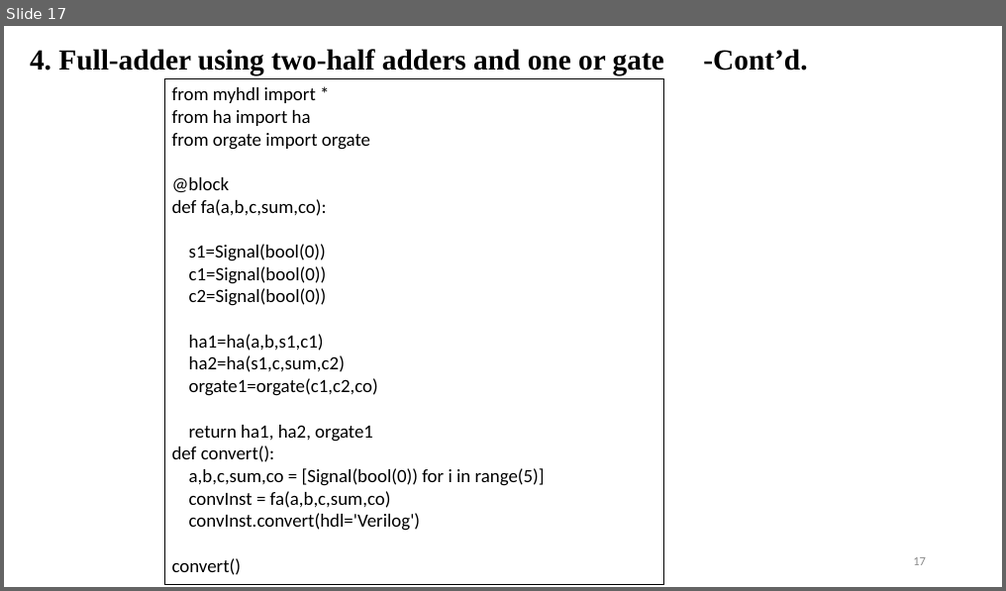
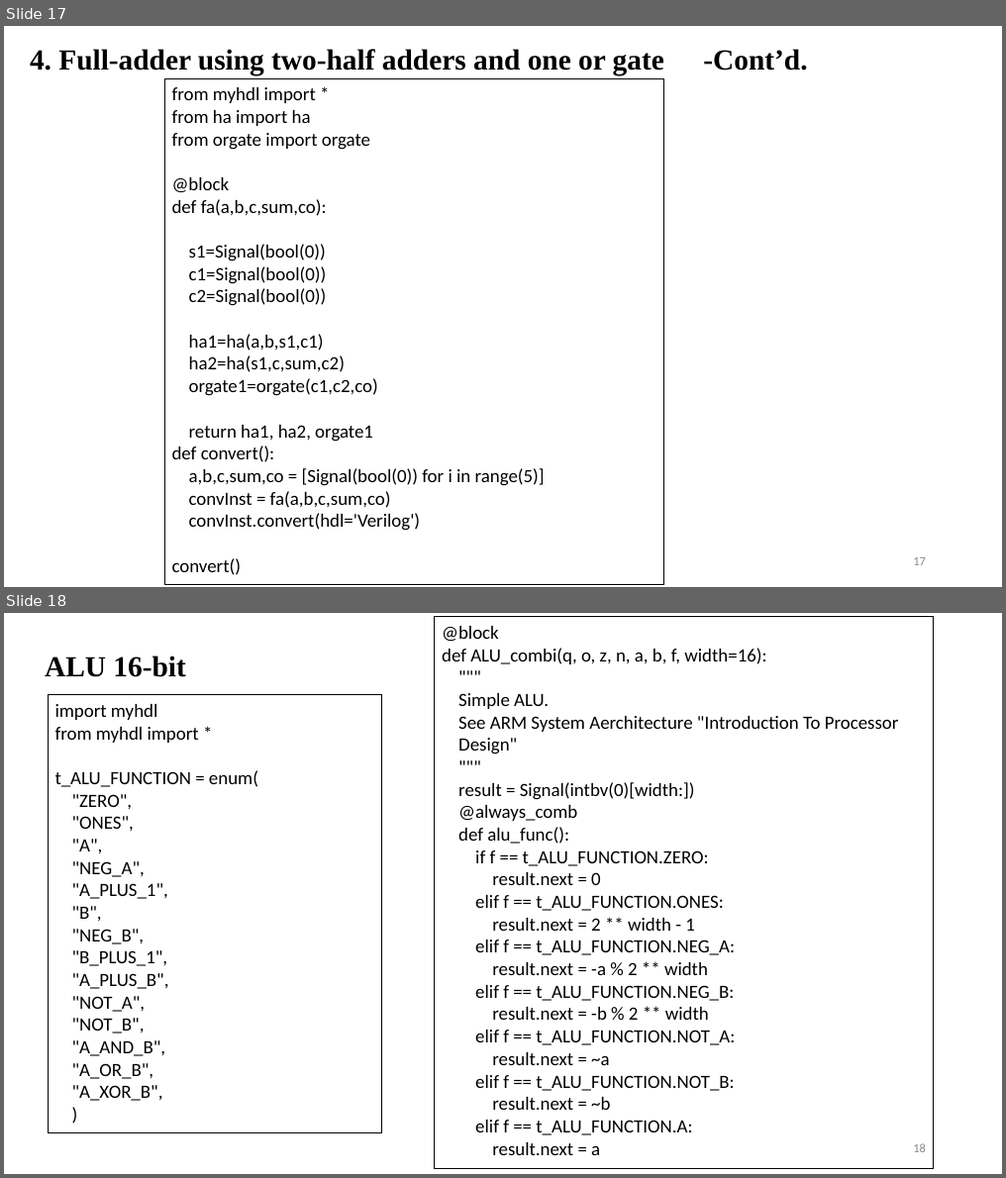
Before and after one commit to visionvlsi/Proj_HLS_phase1, a slide deck: hls_phase1.pptx. Shown one above the other, each under a label of ours: slide 17 before the commit, slides 17 and 18 after it. The pictures are 1006x591 and 1006x1178 pixels, drawn with LibreOffice and Linux fonts; fonts in the diff are those of the drawing. Boxes give left, top, right and bottom in pixels: in the first picture for what was removed or moved away, otherwise in the second. Text is boxed around its words. In the diff, an @@ line names an element or a change of style, - is before the commit and + after.

```diff
--- a/hls_phase1.pptx
+++ b/hls_phase1.pptx
@@ slide 18 added at (4, 613, 1002, 1174), background #FFFFFF @@
@@ rectangle added at (435, 617, 934, 1168), outline #000000 0.75 pt, 18 pt, text #000000 @@
+@block
+def ALU_combi(q, o, z, n, a, b, f, width=16):
+"""
+Simple ALU.
+See ARM System Aerchitecture "Introduction To Processor
+Design"
+"""
+result = Signal(intbv(0)[width:])
+@always_comb
+def alu_func():
+if f == t_ALU_FUNCTION.ZERO:
+result.next = 0
+elif f == t_ALU_FUNCTION.ONES:
+result.next = 2 ** width - 1
+elif f == t_ALU_FUNCTION.NEG_A:
+result.next = -a % 2 ** width
+elif f == t_ALU_FUNCTION.NEG_B:
+result.next = -b % 2 ** width
+elif f == t_ALU_FUNCTION.NOT_A:
+result.next = ~a
+elif f == t_ALU_FUNCTION.NOT_B:
+result.next = ~b
+elif f == t_ALU_FUNCTION.A:
+result.next = a
@@ text added at (45, 656, 185, 677), 28 pt, text #000000, bold @@
+ALU 16-bit
@@ rectangle added at (48, 694, 381, 1134), outline #000000 0.75 pt, 18 pt, text #000000 @@
+import myhdl
+from myhdl import *
+t_ALU_FUNCTION = enum(
+"ZERO",
+"ONES",
+"A",
+"NEG_A",
+"A_PLUS_1",
+"B",
+"NEG_B",
+"B_PLUS_1",
+"A_PLUS_B",
+"NOT_A",
+"NOT_B",
+"A_AND_B",
+"A_OR_B",
+"A_XOR_B",
+)
@@ page number added at (913, 1144, 926, 1153), 12 pt, text #8C8C8C @@
+18
```
Also in this commit, not shown: 1 slide changed, 2 other slides added.
